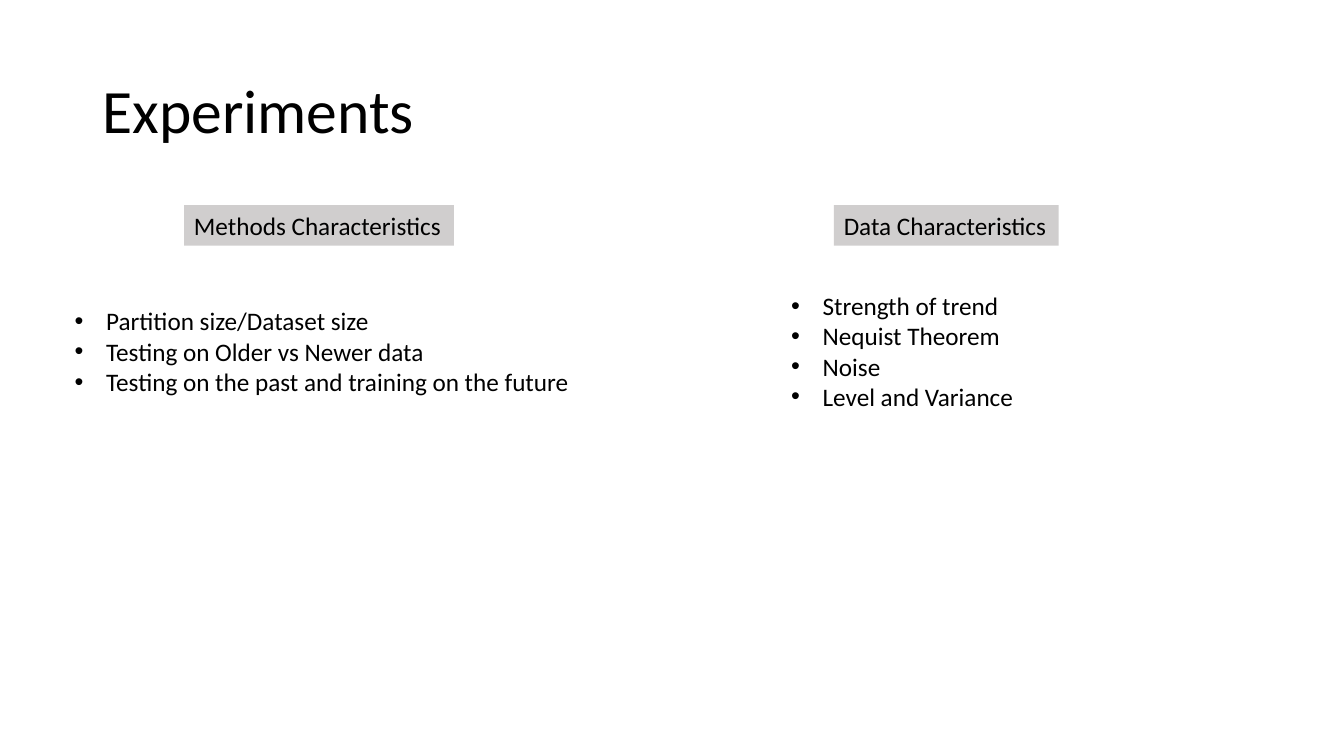
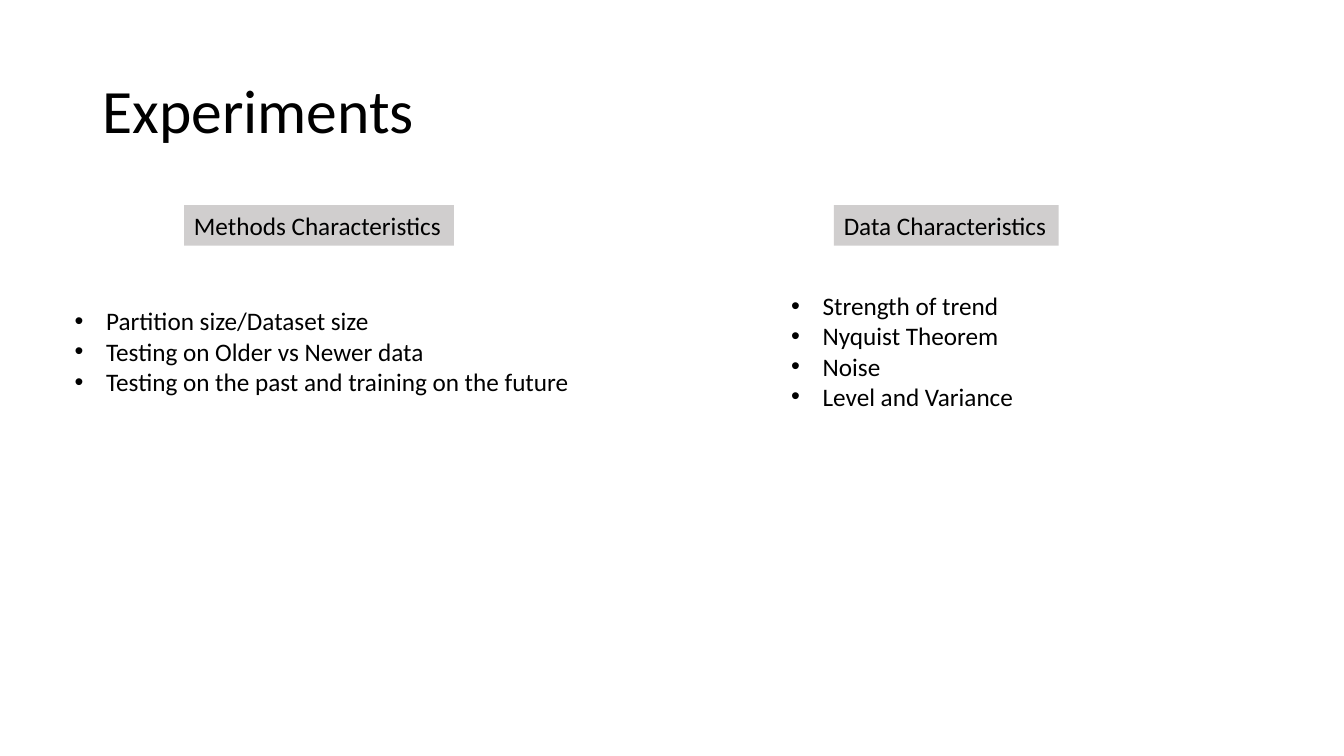
Before and after one commit to MiguelLoureiro98/timecave, a slide deck: slide 6 of papers/.ppt/TimeSeriesCV_15032024.pptx. Drawn at 1344x756 pixels with LibreOffice and Linux fonts; fonts in the diff are those of the drawing. Boxes give left, top, right and bottom in pixels: in the first picture for what was removed or moved away, otherwise in the second. Text is boxed around its words. In the diff, an @@ line names an element or a change of style, - is before the commit and + after.

```diff
--- a/papers/.ppt/TimeSeriesCV_15032024.pptx
+++ b/papers/.ppt/TimeSeriesCV_15032024.pptx
@@ text at <box>823,327,998,349</box>: text changed @@
-• Nequist Theorem
+• Nyquist Theorem
```
Also in this commit, not shown: 6 other files.
